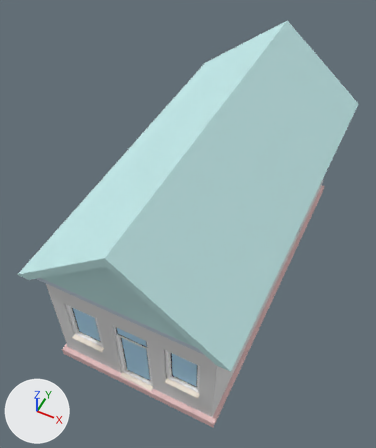
The Blender file ghetto-house.blend: old version first, new version second.
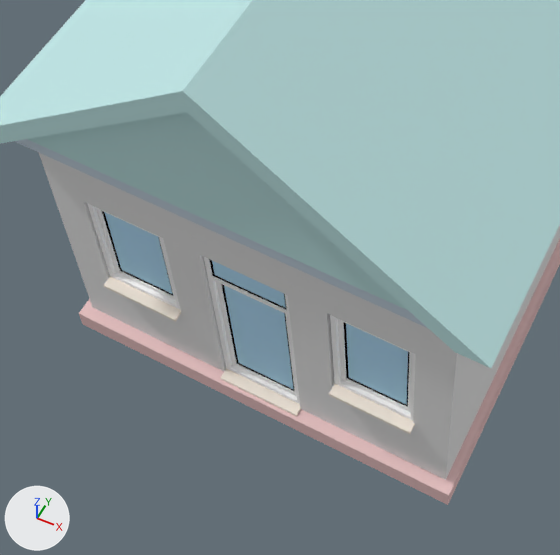
There are two pictures of each version: one whole from a camera (50 mm lens) standing at (3.72, -8.8, 12.42) and looking at (-0.34, -0.67, 2.26), one close up on the part from 8% to 69% of the width and 49% to 100% of the height. The lights are fixed; the arrows at lower left show +X, +Y and +Z.

The first close-up shows 'Window.000', 'Window.002', 'ceiling-col', 'door1', 'door1-frame-col', 'house-base-col', 'house-roof-col', 'house-walls-col'.
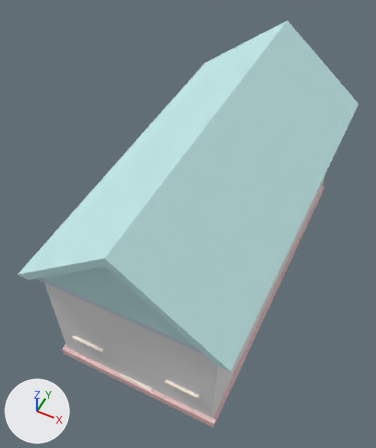
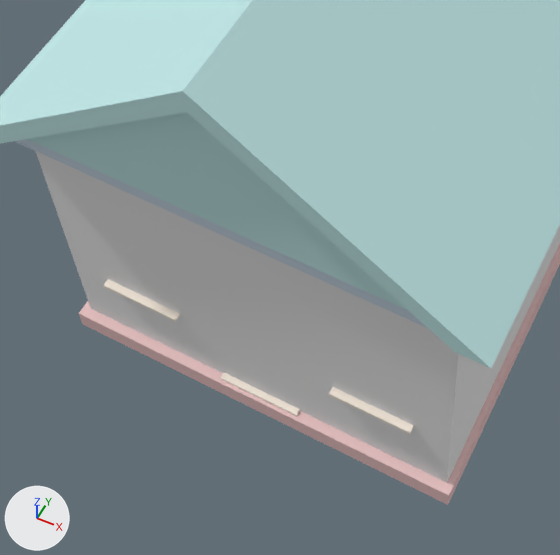
Scene script edits in JSON lines:
```json
{"op": "add", "block": "me_cube_001", "code": ["me_cube_001 = bpy.data.meshes.new('Cube.001')", "me_cube_001.from_pydata(...)  # a box spanning x -2.05..2.11, y -4.26..4.45, z 0.19..3.32", "me_cube_001.materials.append(mat_house_walls)  # white #e7e7e7"]}
{"op": "add", "block": "ob_house_walls_lod_20", "code": ["ob_house_walls_lod_20 = bpy.data.objects.new('house-walls-lod:20', me_cube_001)", "ob_house_walls_lod_20.parent = ob_house_walls_col", "ob_house_walls_lod_20.location = (0.0, 0.0, 0.0)"]}
```

Changed parts and their boxes [x1, y1, x2, y2] in the close-ups (560 x 555 px):
```json
{"object": "house-walls-lod:20", "change": "added", "after": [36, 151, 560, 483]}
{"object": "house-walls-col", "change": "unchanged, covered by the edit", "before": [39, 153, 560, 480]}
{"object": "Window.002", "change": "unchanged, covered by the edit", "before": [329, 315, 416, 434], "after": [329, 387, 414, 434]}
{"object": "Window.000", "change": "unchanged, covered by the edit", "before": [87, 203, 181, 322], "after": [104, 279, 180, 322]}
{"object": "door1", "change": "unchanged, covered by the edit", "before": [216, 282, 297, 396]}
```
